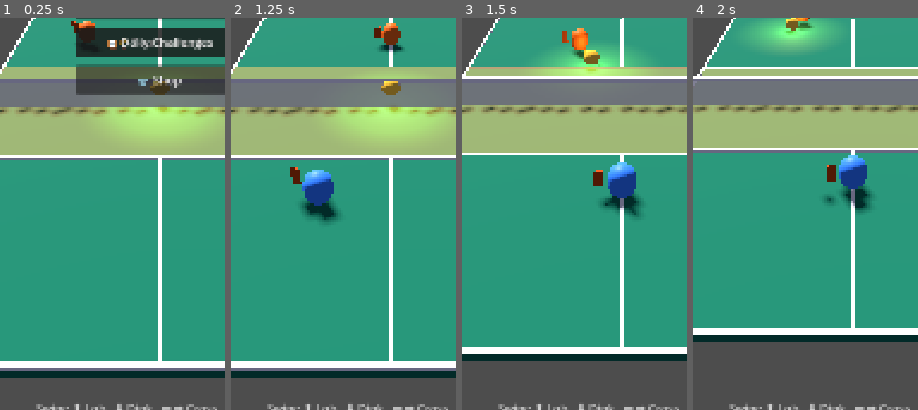
Above: before the commit, frames 1-4 (left to right).
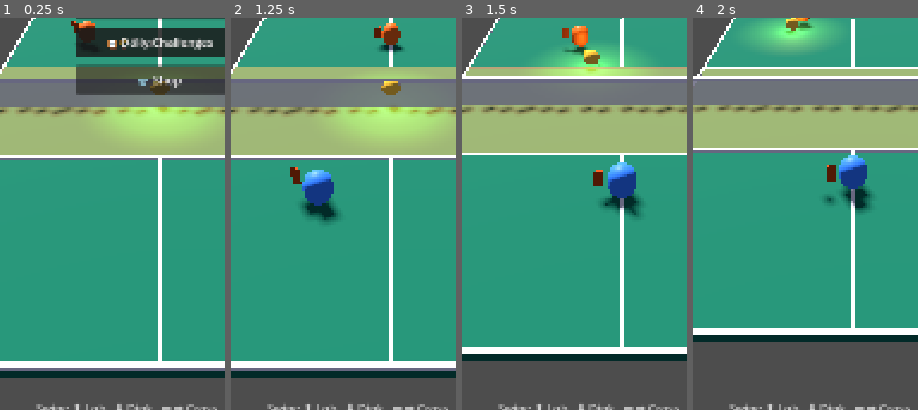
Above: after the commit, the same moments.

Repository: altafhssn/pickleball
Game: Godot game, scene res://scenes/Main.tscn
The game is run twice, just before and just after one commit, with the same random seed, the same clock (stepped at 60 frames per second) and the same inputs.
Inputs (mouse positions are % of the whole screen's width and height, from its top left):
- Up to frame 1 (0.25 s): no input
- Up to frame 2 (1.25 s): click "▶ Quick Match" at 0.5 s
- Up to frame 3 (1.5 s): tap Enter at 1.25 s; move the mouse to (45, 69) at 1.27 s; hold Up from 1.28 s (still down); tap V at 1.35 s; click (45, 69) at 1.42 s
- Up to frame 4 (2 s): keep holding Up; tap Space at 1.52 s
The pictures show only the part of the screen within x 14-64%, y 44-94%; the shares and areas given below are measured in that part.

Frames 1-2 are identical in both runs. In frame 3, 0.5% of the frame differs, in the area x 44-56%, y 2-11%; in frame 4, nothing differs.

Commit message:
[ai/ball] Make AI shots actually clear the net + land in bounds
After diagonal serve landed, the AI was reliably losing because its
shots either clipped the net or sailed long. Two compounding problems:

1) Arc and speed were calibrated for an imagined larger court. With
   hitters at z ≈ ±0.8, the net is only 0.8 units away — barely any
   time for the ball to climb 0.16 m on top of starting near the
   floor. Re-tuned every shot type by trajectory-checking against
   actual gravity and geometry:
   - DINK: speed 3–4 (was 2.5–3.5), arc y ≥ 1.0 (was 0.55). Lands
     in the opponent's kitchen.
   - DRIVE: speed 4–6 (was 4–7), arc y ≥ 0.35 (was 0.20). Faster
     drives were overshooting the baseline; slightly slower with
     more arc keeps them in bounds.
   - LOB: arc 1.5+force*0.5 (was 0.7+force*0.3). Real pickleball
     lobs are very high — now they actually look like lobs.
   - VOLLEY / ERNE / ATP: arc bumped 0.15 → 0.30, etc.

2) Character move rate was delta*2.0 (2 units/sec) while the ball
   moves at 3–6 units/sec. The AI looked like it wasn't even
   trying to reach the ball. Bumped to delta*4.0; both player and
   opponent now keep visual pace with the ball.

Co-Authored-By: Claude Opus 4.7 <noreply@anthropic.com>

Diff:
--- a/scripts/Ball.gd
+++ b/scripts/Ball.gd
@@ -133,31 +133,35 @@
 	has_bounced_this_side = false
 	rest_fired = false
 
-	# Speed and arc tuned per shot type. Net is ~0.16 tall, court half-length
-	# is ~0.8 from baseline-ish position to net — without enough vertical
-	# direction the ball clips the net or hits the floor first, especially
-	# for slow dinks. Enforce a minimum arc here so callers can't underfly.
+	# Speed and arc tuned for the actual court: hitters sit at z ≈ ±0.8, the
+	# net is at z=0 and 0.16 tall. Distance to net is short so the ball has
+	# very little time to climb — flat shots from a low ball position clip
+	# the net unless we enforce a healthy arc.
+	#
+	# These constants were chosen by trajectory-checking each shot type
+	# against gravity (9.8) and the actual court geometry, picking values
+	# that clear the net AND land in-bounds on the opposite side.
 	var dir: Vector3 = direction
 	var shot_speed: float = base_speed * force
 	match shot:
 		ShotType.DINK:
-			shot_speed = 2.5 + (force * 1.0)         # Slow & arced: 2.5–3.5
-			dir.y = maxf(dir.y, 0.55)
+			shot_speed = 3.0 + (force * 1.0)         # Slow & arced: 3.0–4.0
+			dir.y = maxf(dir.y, 1.0)                 # High arc — lands in kitchen
 		ShotType.DRIVE:
-			shot_speed = 4.0 + (force * 3.0)         # Fast: 4–7
-			dir.y = maxf(dir.y, 0.20)
+			shot_speed = 4.0 + (force * 2.0)         # Fast but in bounds: 4–6
+			dir.y = maxf(dir.y, 0.35)
 		ShotType.LOB:
-			shot_speed = 3.0 + (force * 1.5)         # Medium: 3–4.5
-			dir.y = 0.7 + (force * 0.3)              # High arc — overrides
+			shot_speed = 3.5 + (force * 1.5)         # Medium: 3.5–5
+			dir.y = 1.5 + (force * 0.5)              # Very high arc — overrides
 		ShotType.VOLLEY:
-			shot_speed = 3.0 + (force * 3.0)         # Fast: 3–6
-			dir.y = maxf(dir.y, 0.15)
+			shot_speed = 3.5 + (force * 2.5)         # Fast: 3.5–6
+			dir.y = maxf(dir.y, 0.30)
 		ShotType.ERNE:
-			shot_speed = 4.0 + (force * 2.5)         # Fast: 4–6.5
-			dir.y = maxf(dir.y, 0.25)
+			shot_speed = 4.0 + (force * 2.0)
+			dir.y = maxf(dir.y, 0.40)
 		ShotType.ATP:
-			shot_speed = 2.5 + (force * 3.0)         # Varied: 2.5–5.5
-			dir.y = maxf(dir.y, 0.25)
+			shot_speed = 3.0 + (force * 2.0)
+			dir.y = maxf(dir.y, 0.35)
 
 	linear_velocity = dir.normalized() * shot_speed
 
--- a/scripts/Main.gd
+++ b/scripts/Main.gd
@@ -360,12 +360,17 @@
 			if ball.position.x < 0:
 				opp_target_z = clampf(ball.position.z - 0.1, 0.55, 1.3)
 
-	player.position.x = move_toward(player.position.x, player_target_x if is_doubles else 0.0, delta * 2.0)
-	player.position.z = move_toward(player.position.z, player_target_z, delta * 2.0)
+	# Bumped move rate — ball travels at 3–6 units/sec, characters need to
+	# keep up or the AI looks like it's standing still while the ball flies
+	# past. Real pickleball is fast; characters being slightly faster than
+	# the ball isn't unrealistic at this scale.
+	var move_rate: float = delta * 4.0
+	player.position.x = move_toward(player.position.x, player_target_x if is_doubles else 0.0, move_rate)
+	player.position.z = move_toward(player.position.z, player_target_z, move_rate)
 
 	if not is_doubles:
-		opponent.position.x = move_toward(opponent.position.x, opp_target_x, delta * 2.0)
-		opponent.position.z = move_toward(opponent.position.z, opp_target_z, delta * 2.0)
+		opponent.position.x = move_toward(opponent.position.x, opp_target_x, move_rate)
+		opponent.position.z = move_toward(opponent.position.z, opp_target_z, move_rate)
 
 # Ballistic projection ignoring drag — close enough for AI positioning.
 # Solves y(t) = pos.y + vel.y*t - 0.5*g*t² = 0 for t > 0.
